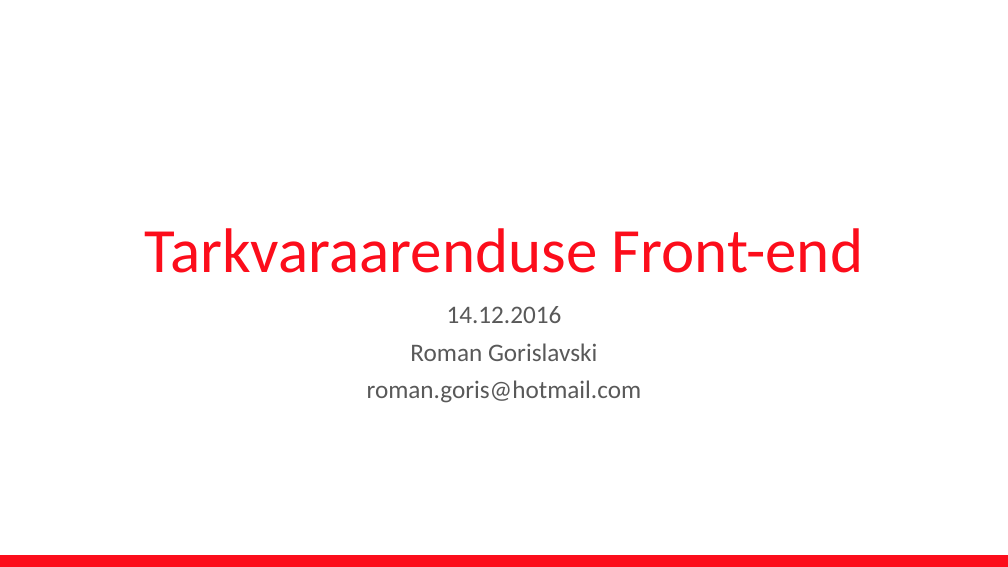
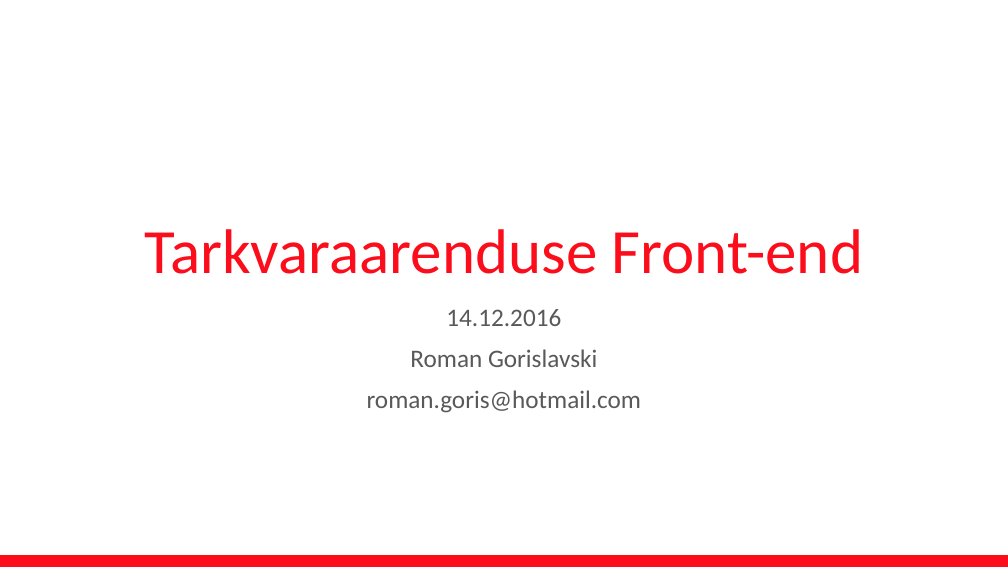
Before and after one commit to terjevolke/FrontEnd201704, a slide deck: slide 1 of Front_end_koolitus.pptx. Drawn at 1008x567 pixels with LibreOffice and Linux fonts; fonts in the diff are those of the drawing; background and template pictures are left out. Boxes give left, top, right and bottom in pixels: in the first picture for what was removed or moved away, otherwise in the second. Text is boxed around its words. In the diff, an @@ line names an element or a change of style, - is before the commit and + after.

```diff
--- a/Front_end_koolitus.pptx
+++ b/Front_end_koolitus.pptx
@@ text "14.12.2016" at (367, 309, 641, 413): line spacing 0.9 to 1 @@
```
Also in this commit, not shown: 9 other slides changed, 1 slide removed.
